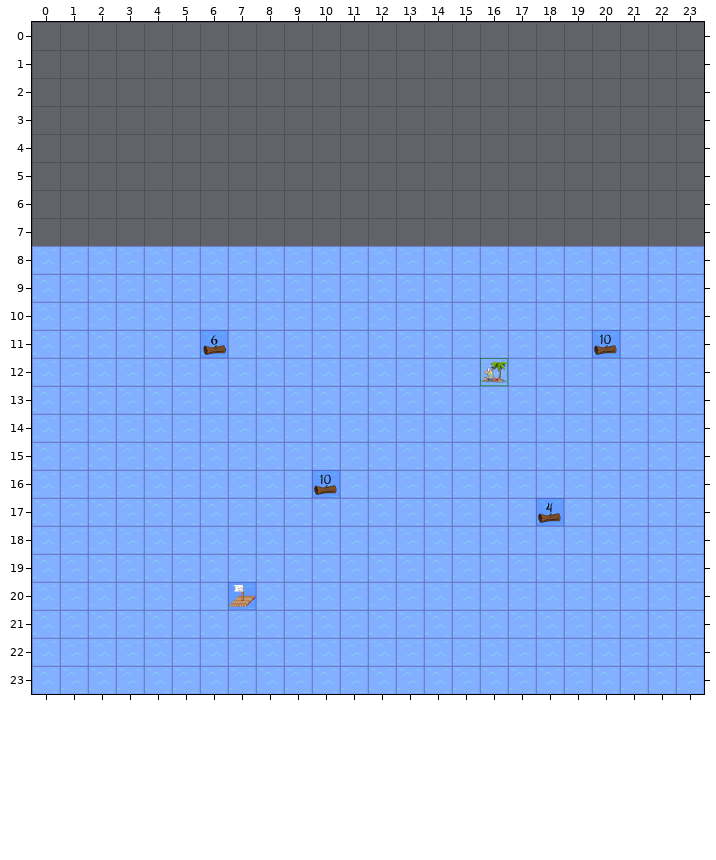
An edit to a level. Tiled map (JSON), TechnicalPrototype/core/assets/levels/1WoodTutorial.json. Above: the version before the commit.
Cells are 50x50 px. Shown: x 0..23, y 0..23. The old version is drawn lined up with the new one.
The result:
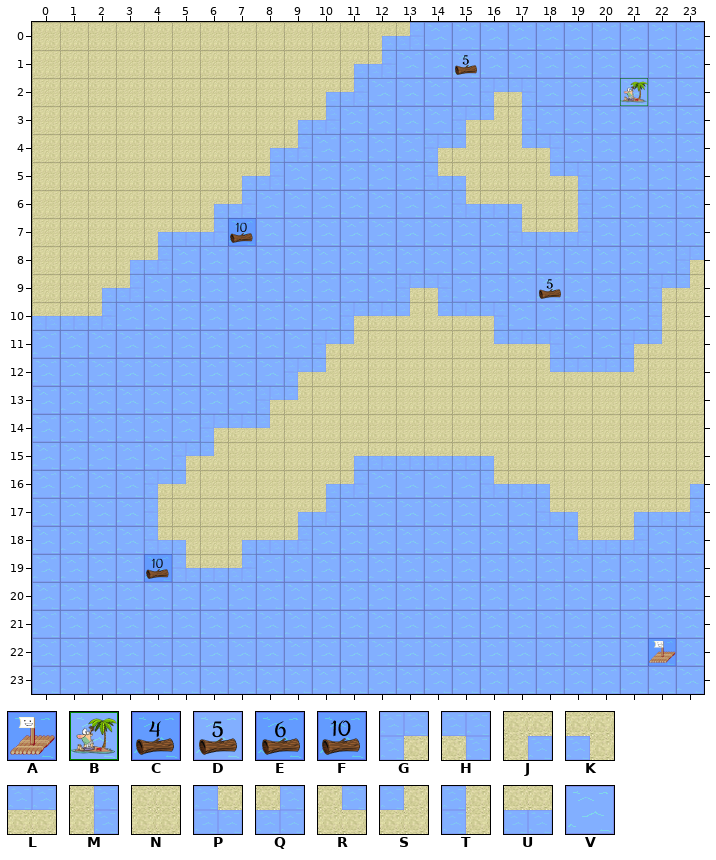
Key: from "updatedTiledSet": A 0 "Raft", B 9 "Goal", C 18 "Wood", D 19 "Wood", E 20 "Wood", F 24 "Wood", G 28 "Rock", H 29 "Rock", J 30 "Rock", K 31 "Rock", L 32 "Rock", M 33 "Rock", N 34 "Rock", P 35 "Rock", Q 36 "Rock", R 37 "Rock", S 38 "Rock", T 39 "Rock", U 40 "Rock", V 41.
_ is an empty cell, # one hidden under a higher layer.
The edit:
map size 24x16 -> 24x24 cells (old content now starts at 0,8; both pictures use the new coordinates)
Layer "Environment":
y 0: x 0..23 ________________________ -> NNNNNNNNNNNNJQVVVVVVVVVV
y 1: x 0..14 _______________ -> NNNNNNNNNNNJQVV; x 16..23 ________ -> VVVVVVVV
y 2: x 0..23 ________________________ -> NNNNNNNNNNJQVVVVGHVVVBVV
y 3: x 0..23 ________________________ -> NNNNNNNNNJQVVVVGSMVVVVVV
y 4: x 0..23 ________________________ -> NNNNNNNNJQVVVVGSNRHVVVVV
y 5: x 0..23 ________________________ -> NNNNNNNJQVVVVVPKNNRHVVVV
y 6: x 0..23 ________________________ -> NNNNNNJQVVVVVVVPUKNMVVVV
y 7: x 0..6 _______ -> NNNNJUQ; x 8..23 ________________ -> VVVVVVVVVPUQVVVV
y 8: x 0..4 VVVVV -> NNNJQ; x 23 V -> G
y 9: x 0..3 VVVV -> NNJQ; x 13..14 VV -> GH; x 22..23 VV -> GS
y 10: x 0..2 VVV -> UUQ; x 11..16 VVVVVV -> GLSRLH; x 22..23 VV -> TN
y 11: x 10..18 VVVVVVVVV -> GSNNNNRLH; x 21..23 VVV -> GSN
y 12: x 9..23 VVVVVVVBVVVVVVV -> GSNNNNNNNRLLSNN
y 13: x 8..23 VVVVVVVVVVVVVVVV -> GSNNNNNNNNNNNNNN
y 14: x 6..23 VVVVVVVVVVVVVVVVVV -> GLSNNNNNNNNNNNNNNN
y 15: x 5..23 VVVVVVVVVVVVVVVVVVV -> GSNNNNJUUUUKNNNNNNN
y 16: x 4..11 VVVVVV#V -> GSNNNNJQ; x 16..23 VVVVVVVV -> PUKNNNNJ
y 17: x 4..10 VVVVVVV -> TNNNNJQ; x 18..23 #VVVVV -> PKNJUQ
y 18: x 4..9 VVVVVV -> PKNJUQ; x 19..21 VVV -> PUQ
y 19: x 5..7 VVV -> PUQ
y 20: x 7 A -> V
y 22: x 22 V -> A
Layer "Collectable":
y 1: x 15 _ -> D
y 7: x 7 _ -> F
y 9: x 18 _ -> D
y 11: x 6 E -> _; x 20 F -> _
y 16: x 10 F -> _
y 17: x 18 C -> _
y 19: x 4 _ -> F
